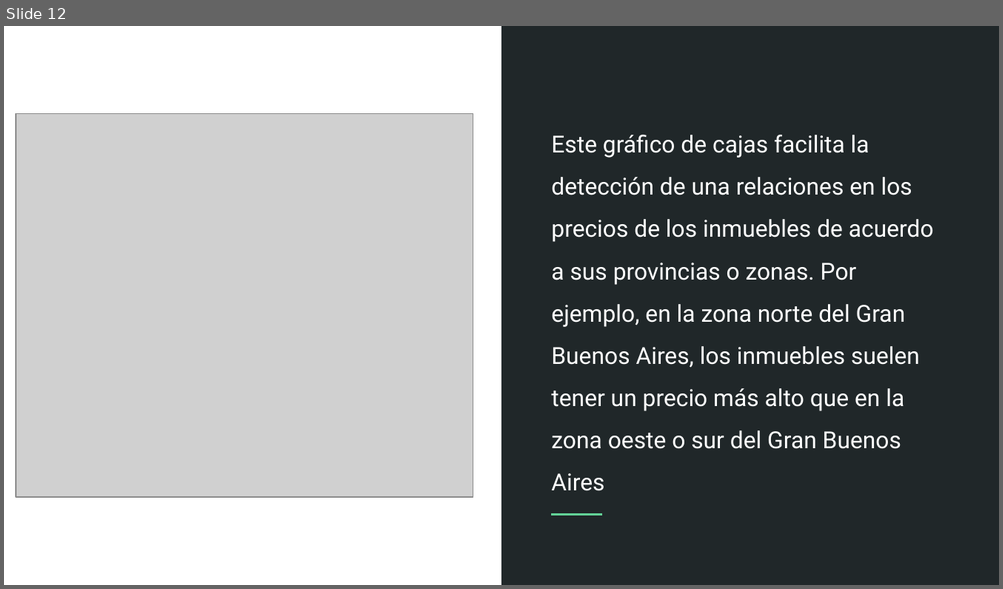
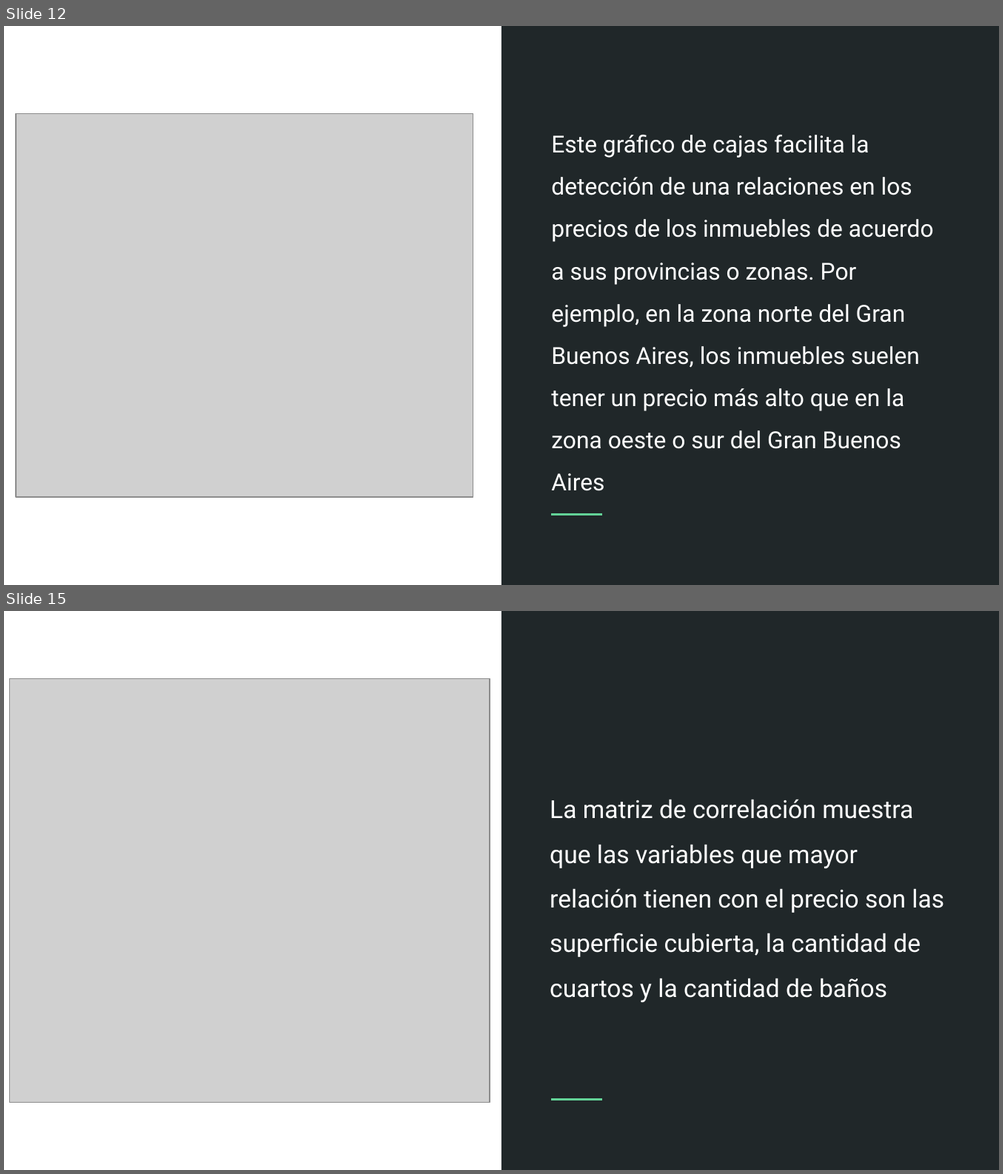
Before and after one commit to marcoavillani/argprops, a slide deck: Predicción de Precios Inmobiliarios.pptx. Shown one above the other, each under a label of ours: slide 12 before the commit, slides 12 and 15 after it; the slides between them are not shown. The pictures are 1003x589 and 1003x1174 pixels, drawn with LibreOffice and Linux fonts; fonts in the diff are those of the drawing; grey boxes stand for pictures. Boxes give left, top, right and bottom in pixels: in the first picture for what was removed or moved away, otherwise in the second. Text is boxed around its words. In the diff, an @@ line names an element or a change of style, - is before the commit and + after.

```diff
--- a/Predicción de Precios Inmobiliarios.pptx
+++ b/Predicción de Precios Inmobiliarios.pptx
@@ slide 15 added at [4,611,999,1170], background #FFFFFF; not listed: 2 template elements that a slide beside it also shows @@
@@ picture added at [9,678,489,1102] @@
@@ text added at [549,799,944,1002], 18 pt, text #FFFFFF @@
+La matriz de correlación muestra que las variables que mayor relación tienen con el precio son las superficie cubierta, la cantidad de cuartos y la cantidad de baños
```
Also in this commit, not shown: 1 slide changed, 10 other slides added, 1 slide removed, 1 other file.
